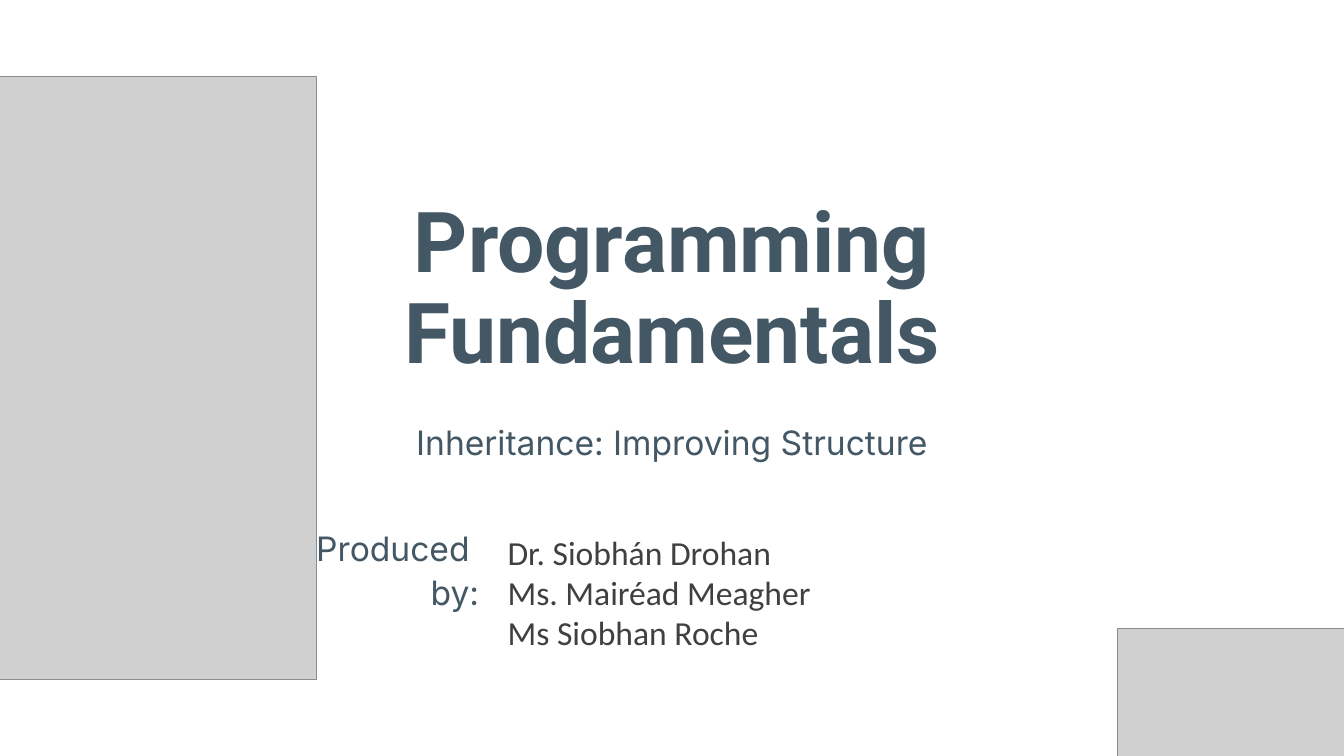
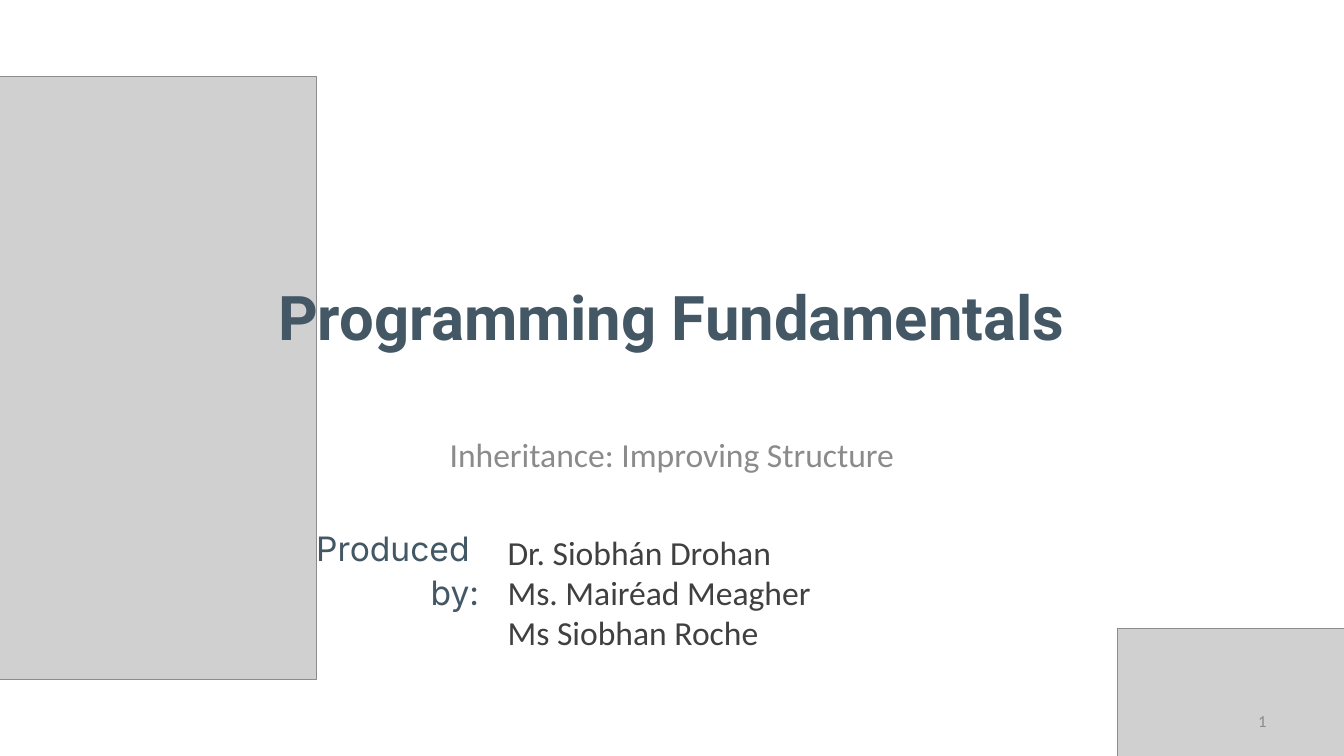
Before and after one commit to Programming-Fundamentals-SETU/prog-fund-2-jan-26, a slide deck: slide 1 of topic08-inheritance/unit-08a-lectures/talk-2-inheritance-v1/a-inheritanceV1.pptx. Drawn at 1344x756 pixels with LibreOffice and Linux fonts; fonts in the diff are those of the drawing; grey boxes stand for pictures. Boxes give left, top, right and bottom in pixels: in the first picture for what was removed or moved away, otherwise in the second. Text is boxed around its words. In the diff, an @@ line names an element or a change of style, - is before the commit and + after.

```diff
--- a/topic08-inheritance/unit-08a-lectures/talk-2-inheritance-v1/a-inheritanceV1.pptx
+++ b/topic08-inheritance/unit-08a-lectures/talk-2-inheritance-v1/a-inheritanceV1.pptx
@@ title "Programming Fundamentals": place and size @@
-title "Programming Fundamentals" at box(404, 210, 939, 364)
+title "Programming Fundamentals" at box(278, 284, 1065, 355)
@@ title "Programming Fundamentals" at box(278, 284, 1065, 355): size 60 to 44 pt; line spacing 0.9 to 1; vertical alignment bottom to middle @@
@@ subtitle "Inheritance: Improving Structure": place and size @@
-subtitle "Inheritance: Improving Structure" at box(416, 430, 928, 463)
+subtitle "Inheritance: Improving Structure" at box(450, 443, 894, 473)
@@ subtitle "Inheritance: Improving Structure" at box(450, 443, 894, 473): font Inter to Calibri, text colour #435765 to #8C8C8C; line spacing 1.5 to 1; less space between paragraphs @@
@@ page number added at box(1258, 716, 1266, 727), 12 pt, text #8C8C8C @@
+1
```
Also in this commit, not shown: 22 other slides changed, 10 other files.
